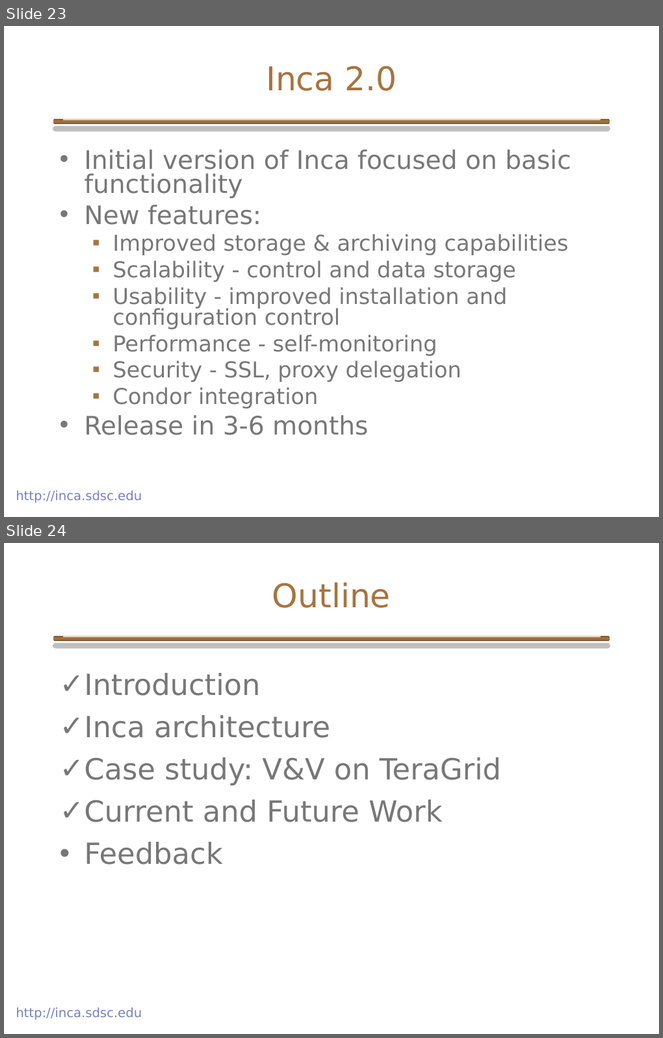
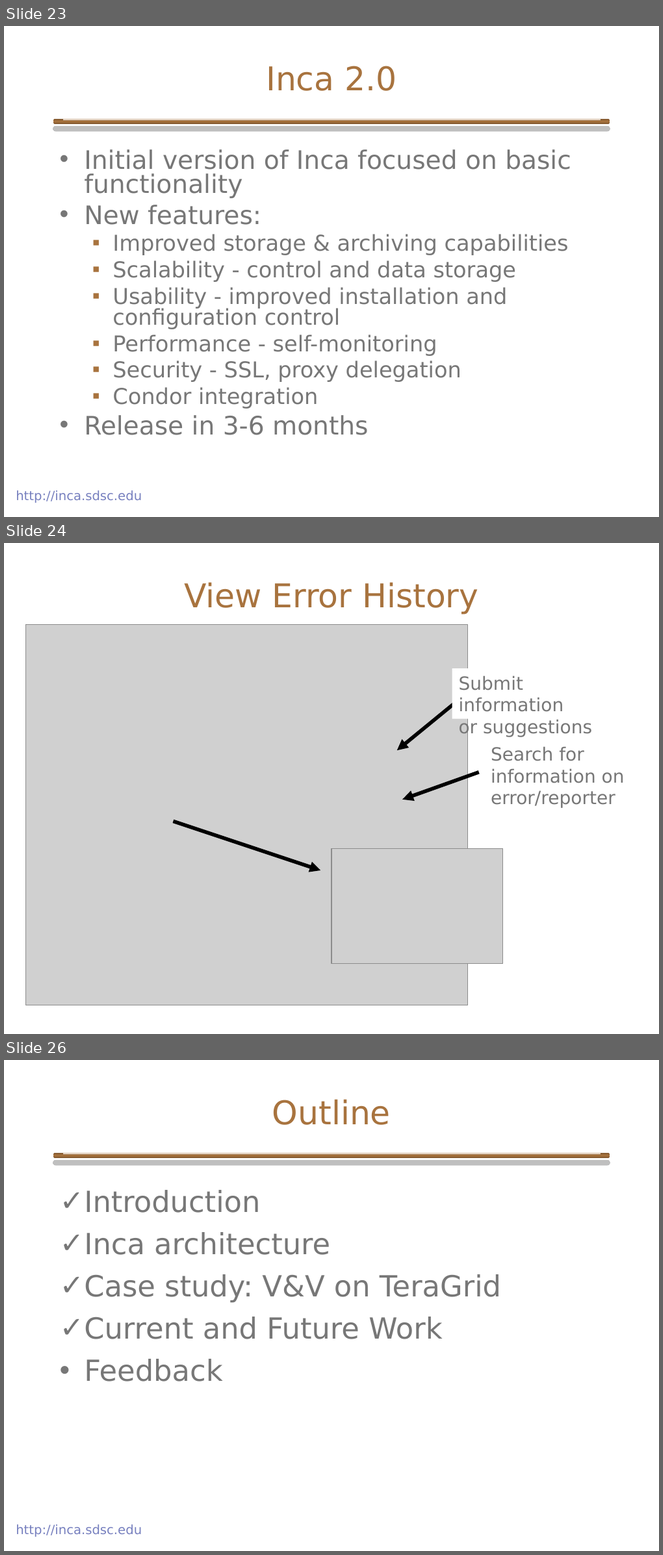
Before and after one commit to IncaProject/inca-xsede, a slide deck: talks/inca_GPW_06-2005.ppt. Shown one above the other, each under a label of ours: slides 23 and 24 before the commit, slides 23, 24 and 26 after it; the slides between them are not shown. The pictures are 663x1038 and 663x1555 pixels, drawn with LibreOffice and Linux fonts; fonts in the diff are those of the drawing; grey boxes stand for pictures; background and template pictures are left out. Boxes give left, top, right and bottom in pixels: in the first picture for what was removed or moved away, otherwise in the second. Text is boxed around its words. In the diff, an @@ line names an element or a change of style, - is before the commit and + after.

```diff
--- a/talks/inca_GPW_06-2005.ppt
+++ b/talks/inca_GPW_06-2005.ppt
@@ slide 24 added at (4, 543, 659, 1034), background #FFFFFF @@
@@ title added at (184, 582, 478, 615), 36 pt, text #A8733E @@
+View Error History
@@ picture added at (25, 625, 468, 1006) @@
@@ text added at (459, 676, 592, 738), 20 pt, text #777777 @@
+Submit information
+or suggestions
@@ arrow added from (458, 702) to (397, 751), #000000 4 pt @@
@@ text added at (491, 746, 625, 808), 20 pt, text #777777 @@
+Search for information on error/reporter
@@ arrow added from (479, 772) to (402, 800), #000000 4 pt @@
@@ arrow added from (173, 821) to (321, 871), #000000 4 pt @@
@@ picture added at (332, 849, 503, 964) @@
@@ what was slide 24 is now slide 26 @@
```
Also in this commit, not shown: 2 slides changed, 1 other slide added.
